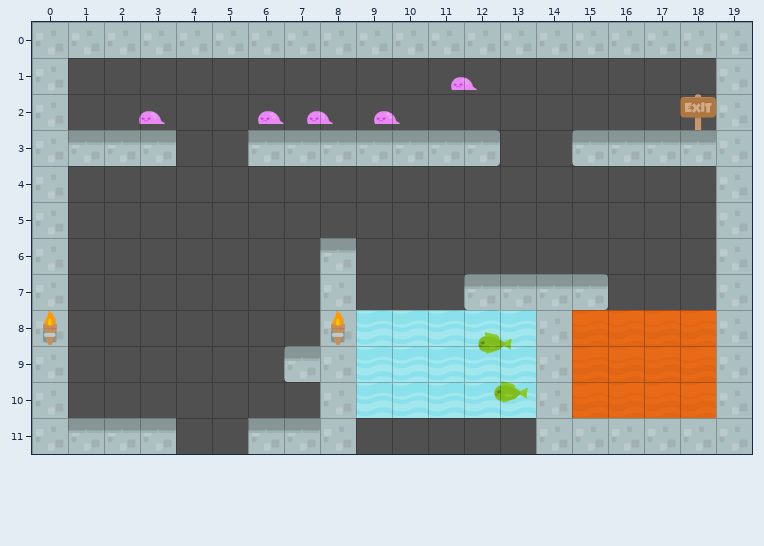
Tiled map, stored at levels/level0beta.tmx. The picture above was drawn from the file before the commit.
Cells are 70x70 px. Shown: x 0..19, y 0..11.
Now the later version:
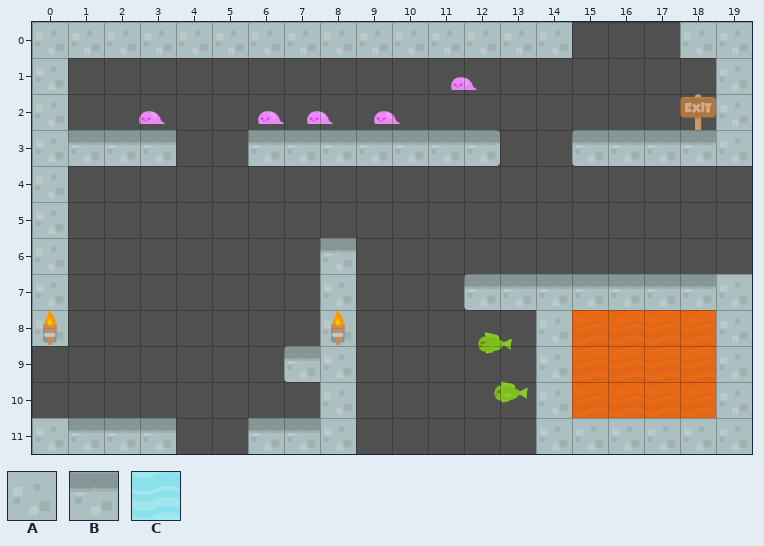
Key: from "Terrain": A 20 "castleCenter", B 36 "castleMid", C 93 "liquidWater".
_ is an empty cell.
The exact change:
{"where": "layer \"Terrain\""}
{"y":0,"x":15,"old":"AAA","new":"___"}
{"y":4,"x":19,"old":"A","new":"_"}
{"y":5,"x":19,"old":"A","new":"_"}
{"y":6,"x":19,"old":"A","new":"_"}
{"y":7,"x":16,"old":"___","new":"BBB"}
{"y":8,"x":9,"old":"CCCCC","new":"_____"}
{"y":9,"x":0,"old":"A","new":"_"}
{"y":9,"x":9,"old":"CCCCC","new":"_____"}
{"y":10,"x":0,"old":"A","new":"_"}
{"y":10,"x":9,"old":"CCCCC","new":"_____"}
{"label":"removed","picture_box":[572,22,680,58]}
{"label":"changed","picture_box":[608,166,752,310]}
{"label":"removed","picture_box":[356,310,536,418]}
{"label":"removed","picture_box":[32,346,68,418]}
